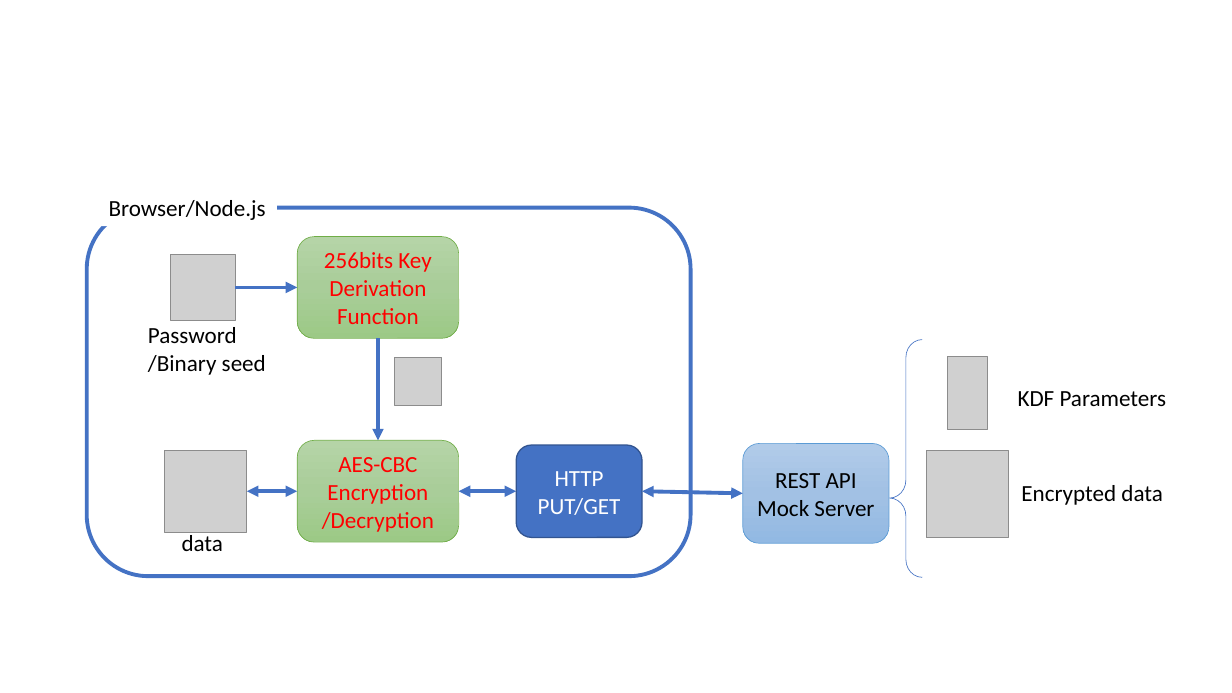
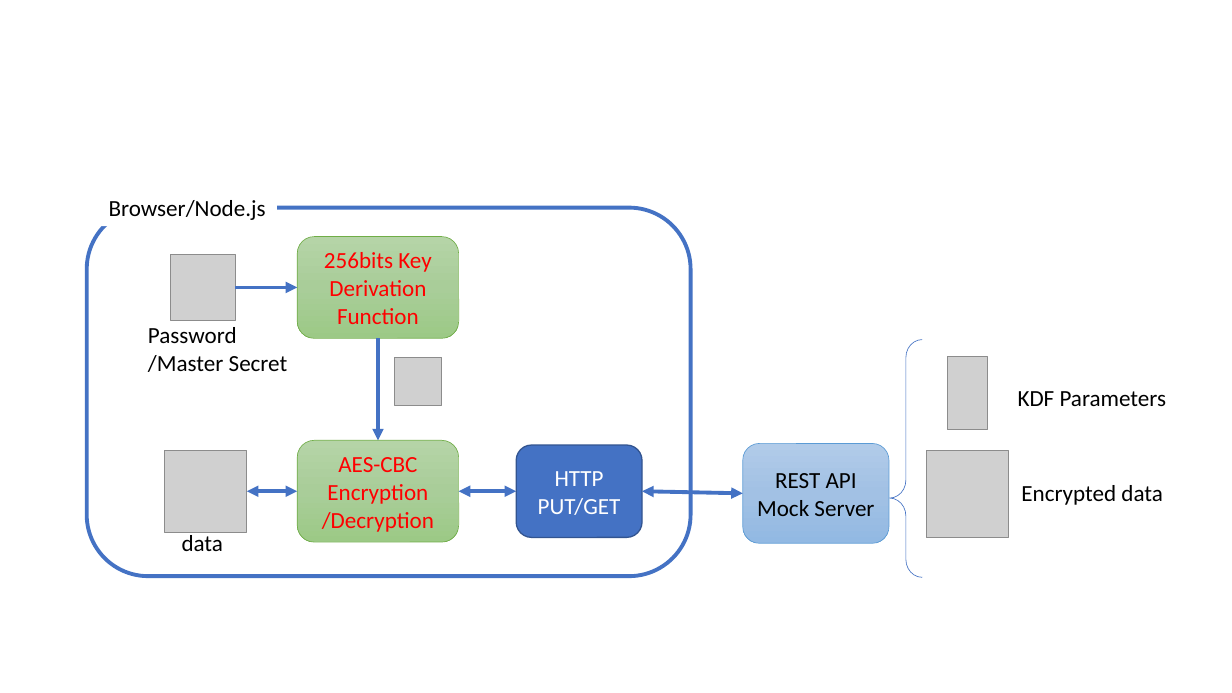
Before and after one commit to junkurihara/class-e2e_security_js, a slide deck: slide 20 of images.pptx. Drawn at 1232x693 pixels with LibreOffice and Linux fonts; fonts in the diff are those of the drawing; grey boxes stand for pictures. Boxes give left, top, right and bottom in pixels: in the first picture for what was removed or moved away, otherwise in the second. Text is boxed around its words. In the diff, an @@ line names an element or a change of style, - is before the commit and + after.

```diff
--- a/images.pptx
+++ b/images.pptx
@@ text at [148,355,288,372]: text changed @@
-/Binary seed
+/Master Secret
```
Also in this commit, not shown: 1 other slide changed, 1 slide added, 1 slide removed, 5 other files.
